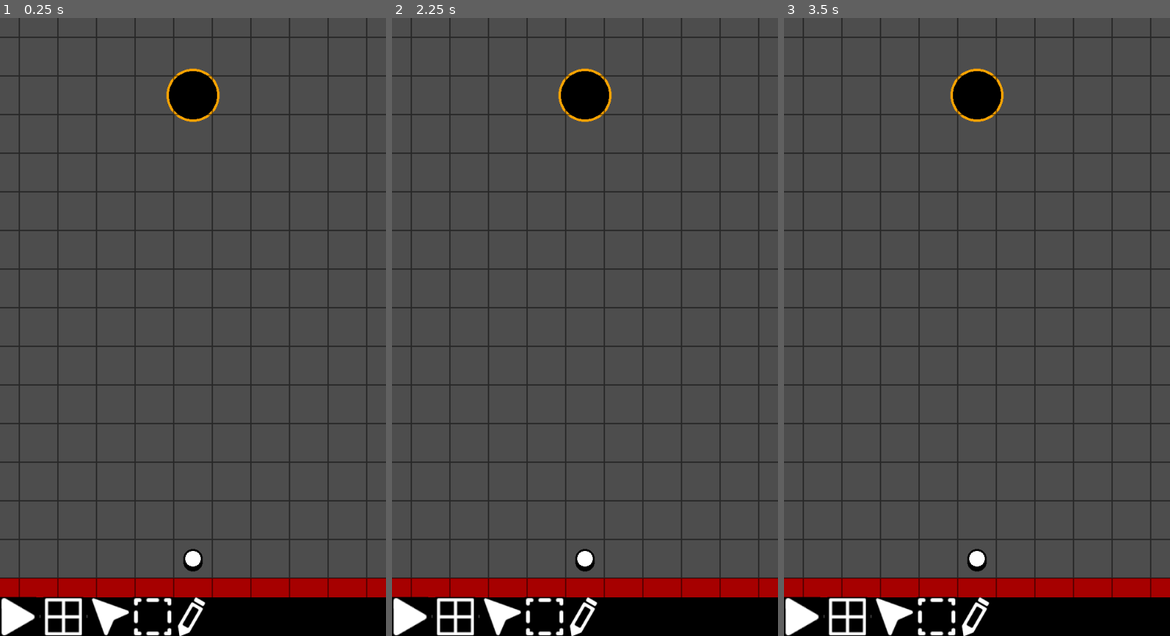
Above: before the commit, frames 1-3 (left to right).
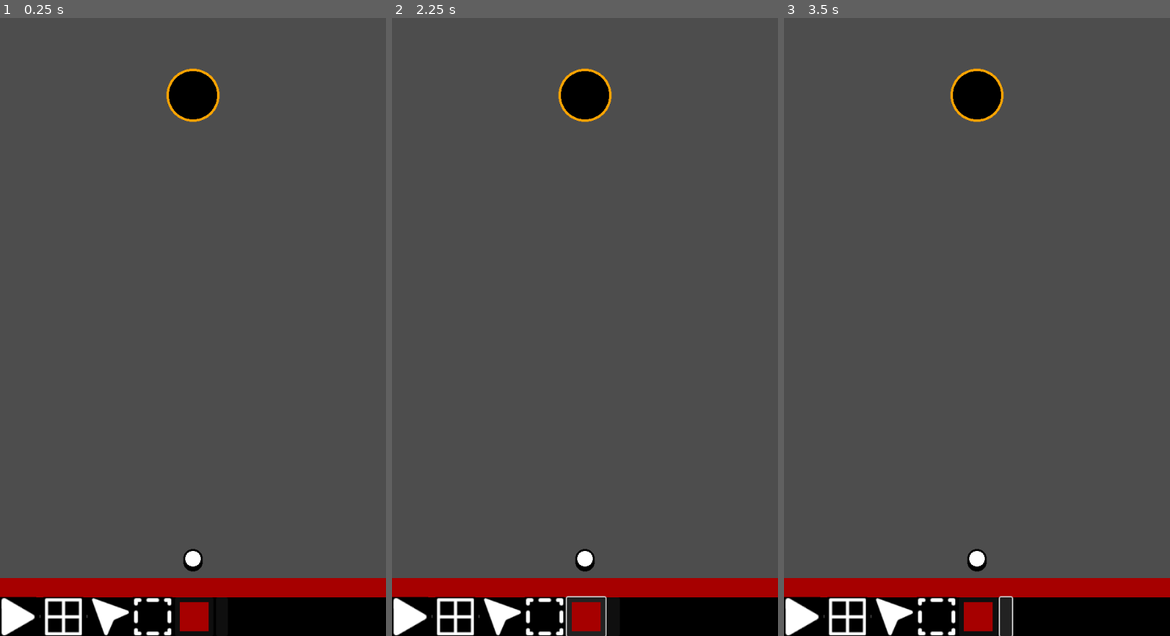
Above: after the commit, the same moments.

Repository: SelfMadeSystem/UniGolf
Game: Godot game, scene res://scenes/Blank.tscn
The game is run twice, just before and just after one commit, with the same random seed, the same clock (stepped at 60 frames per second) and the same inputs.
Inputs (mouse positions are in pixels of both pictures, inside the frame that each line leads up to):
- Up to frame 1 (0.25 s): no input
- Up to frame 2 (2.25 s): click (503, 617) at 0.52 s; click (546, 617) at 1.27 s; click (585, 617) at 2.02 s
- Up to frame 3 (3.5 s): click (1007, 617) at 2.77 s

The runs differ from the first frame. In frame 1, 7.7% of the frame differs, in the area x 0-100%, y 0-100%; in frame 2, 8.0%; in frame 3, 7.9%.
Error after the commit: Parse Error: Preload file "res://prefabs/object_select.tscn" does not exist. (res://scripts/node_editor.gd:268)

Commit message:
Added an object selector

Diff:
--- a/prefabs/node_editor.tscn
+++ b/prefabs/node_editor.tscn
@@ -11,7 +11,8 @@
 [ext_resource type="Texture2D" uid="uid://gti58spvrnpl" path="res://assets/icons/Play.png" id="8_flewc"]
 [ext_resource type="Texture2D" uid="uid://dm2k4v5xtr54a" path="res://assets/icons/Drag.png" id="10_tnt2h"]
 [ext_resource type="Texture2D" uid="uid://cvvdbxqsntce4" path="res://assets/icons/Select.png" id="11_0yhnq"]
-[ext_resource type="Texture2D" uid="uid://blaetnobp0mmu" path="res://assets/icons/Place.png" id="12_hx1ns"]
+[ext_resource type="PackedScene" uid="uid://drwdakie2e3yt" path="res://prefabs/wall.tscn" id="12_j00wc"]
+[ext_resource type="Texture2D" uid="uid://dcdgij4bgejfd" path="res://assets/icons/SelectObject.png" id="12_rjjtj"]
 
 [sub_resource type="RectangleShape2D" id="RectangleShape2D_3sxyp"]
 size = Vector2(40, 40)
@@ -108,6 +109,7 @@
 shape = SubResource("RectangleShape2D_lu42b")
 
 [node name="Grid" type="Sprite2D" parent="."]
+visible = false
 z_index = 1
 material = SubResource("ShaderMaterial_mltie")
 scale = Vector2(11.125, 20.75)
@@ -115,6 +117,7 @@
 offset = Vector2(32, 32)
 
 [node name="UI" type="CanvasLayer" parent="."]
+layer = 0
 
 [node name="Bottom" type="Control" parent="UI"]
 layout_mode = 3
@@ -162,19 +165,51 @@
 [node name="VSeparator" type="VSeparator" parent="UI/Bottom/VFlowContainer" groups=["EditorHide"]]
 layout_mode = 2
 
-[node name="DragButton" type="TextureRect" parent="UI/Bottom/VFlowContainer" groups=["EditorHide"]]
-layout_mode = 2
-texture = ExtResource("10_tnt2h")
-
-[node name="SelectButton" type="TextureRect" parent="UI/Bottom/VFlowContainer" groups=["EditorHide"]]
-layout_mode = 2
-texture = ExtResource("11_0yhnq")
-
-[node name="PlaceButton" type="TextureRect" parent="UI/Bottom/VFlowContainer" groups=["EditorHide"]]
-layout_mode = 2
-texture = ExtResource("12_hx1ns")
-
-[node name="ItemsPopup" type="CanvasLayer" parent="."]
+[node name="DragButton" type="TextureButton" parent="UI/Bottom/VFlowContainer" groups=["EditorHide"]]
+unique_name_in_owner = true
+layout_mode = 2
+mouse_default_cursor_shape = 2
+texture_normal = ExtResource("10_tnt2h")
+
+[node name="SelectButton" type="TextureButton" parent="UI/Bottom/VFlowContainer" groups=["EditorHide"]]
+unique_name_in_owner = true
+layout_mode = 2
+mouse_default_cursor_shape = 2
+texture_normal = ExtResource("11_0yhnq")
+
+[node name="PlaceButton" type="Button" parent="UI/Bottom/VFlowContainer" groups=["EditorHide"]]
+unique_name_in_owner = true
+custom_minimum_size = Vector2(64, 64)
+layout_mode = 2
+size_flags_vertical = 0
+mouse_default_cursor_shape = 2
+
+[node name="Wall" parent="UI/Bottom/VFlowContainer/PlaceButton" instance=ExtResource("12_j00wc")]
+position = Vector2(8, 8)
+width = 48
+height = 48
+
+[node name="ObjectsButton" type="Button" parent="UI/Bottom/VFlowContainer" groups=["EditorHide"]]
+custom_minimum_size = Vector2(20, 64)
+layout_mode = 2
+
+[node name="TextureRect" type="TextureRect" parent="UI/Bottom/VFlowContainer/ObjectsButton"]
+layout_mode = 1
+anchors_preset = 8
+anchor_left = 0.5
+anchor_top = 0.5
+anchor_right = 0.5
+anchor_bottom = 0.5
+offset_left = -25.0
+offset_top = -20.0
+offset_right = 25.0
+offset_bottom = 20.0
+grow_horizontal = 2
+grow_vertical = 2
+scale = Vector2(0.5, 0.5)
+pivot_offset = Vector2(25, 20)
+texture = ExtResource("12_rjjtj")
+stretch_mode = 2
 
 [connection signal="input_event" from="Resize" to="." method="_on_resize_input_event"]
 [connection signal="input_event" from="Rotate" to="." method="_on_rotate_input_event"]
@@ -182,3 +217,7 @@
 [connection signal="input_event" from="Copy" to="." method="_on_copy_input_event"]
 [connection signal="gui_input" from="UI/Bottom/VFlowContainer/PlayButton" to="." method="_on_play_gui_input"]
 [connection signal="gui_input" from="UI/Bottom/VFlowContainer/GridButton" to="." method="_on_grid_gui_input"]
+[connection signal="pressed" from="UI/Bottom/VFlowContainer/DragButton" to="." method="_on_drag_button_pressed"]
+[connection signal="pressed" from="UI/Bottom/VFlowContainer/SelectButton" to="." method="_on_select_button_pressed"]
+[connection signal="pressed" from="UI/Bottom/VFlowContainer/PlaceButton" to="." method="_on_place_button_pressed"]
+[connection signal="pressed" from="UI/Bottom/VFlowContainer/ObjectsButton" to="." method="_on_objects_button_pressed"]
--- a/scripts/level_saver.gd
+++ b/scripts/level_saver.gd
@@ -37,6 +37,8 @@
 	var save_arr = []
 
 	for node in persists:
+		if node.get_parent() is Control:
+			continue
 		save_arr.append(get_saved_dict(node))
 
 	return {
--- a/scripts/node_editor.gd
+++ b/scripts/node_editor.gd
@@ -89,6 +89,21 @@
 
 var current_action = ActionEnum.DRAG
 
+var current_object = preload("res://prefabs/wall.tscn")
+
+func set_action(action: ActionEnum):
+	current_action = action
+	%DragButton.modulate.v = 0.2
+	%SelectButton.modulate.v = 0.2
+	%PlaceButton.modulate.v = 0.2
+	match action:
+		ActionEnum.DRAG:
+			%DragButton.modulate.v = 1
+		ActionEnum.SELECT:
+			%SelectButton.modulate.v = 1
+		ActionEnum.PLACE:
+			%PlaceButton.modulate.v = 1
+
 enum ButtonEnum { NONE = -1, RESIZE, ROTATE, INFO, TRASH, COPY, NODE }
 
 var button_pressed: ButtonEnum = ButtonEnum.NONE
@@ -158,6 +173,15 @@
 			button_pressed = ButtonEnum.NONE
 		elif button_pressed == ButtonEnum.NONE:
 			proceed_to_edit_node(null)
+			match current_action:
+				ActionEnum.PLACE:
+					var node = current_object.instantiate()
+					node.width = 64
+					node.height = 64
+					node.position = event.position
+					get_tree().current_scene.add_child(node)
+					proceed_to_edit_node(node)
+					set_action(ActionEnum.DRAG)
 	elif event is InputEventMouseMotion:
 		if button_pressed < 0:
 			return
@@ -213,7 +237,6 @@
 				%PlayButton.texture = preload("res://assets/icons/Play.png")
 				GameInfo.reload_scene()
 
-
 func _on_grid_gui_input(event):
 	if event is InputEventMouseButton:
 		if event.pressed && event.button_index == 1:
@@ -229,3 +252,45 @@
 				$Grid.visible = true
 				set_grid_size(Vector2(64, 64))
 				%GridButton.modulate.v = 1
+
+
+func _on_drag_button_pressed():
+	set_action(ActionEnum.DRAG)
+
+
+func _on_select_button_pressed():
+	set_action(ActionEnum.SELECT)
+
+func _on_place_button_pressed():
+	set_action(ActionEnum.PLACE)
+
+func _on_objects_button_pressed():
+	var selectScene = preload("res://prefabs/object_select.tscn")
+	var select = selectScene.instantiate()
+	$UI.add_child(select)
+	select.add_object({
+		"prefab": preload("res://prefabs/wall.tscn"),
+		"name": "Wall"
+	})
+	select.add_object({
+		"prefab": preload("res://prefabs/wall_angled.tscn"),
+		"name": "Wall"
+	})
+	select.add_object({
+		"prefab": preload("res://prefabs/water.tscn"),
+		"name": "Water"
+	})
+	select.add_object({
+		"prefab": preload("res://prefabs/water_angled.tscn"),
+		"name": "Water"
+	})
+	select.selected.connect(func(a):
+		%PlaceButton.get_child(0).queue_free()
+		var b = a.instantiate()
+		b.width = 48
+		b.height = 48
+		b.position = Vector2(8, 8)
+		%PlaceButton.add_child(b)
+		current_object = a
+		set_action(ActionEnum.PLACE)
+	)
Not shown: 1 places in prefabs/node_editor.tscn that only renumber resources
Not shown, changed: assets/icons/Select.xcf
